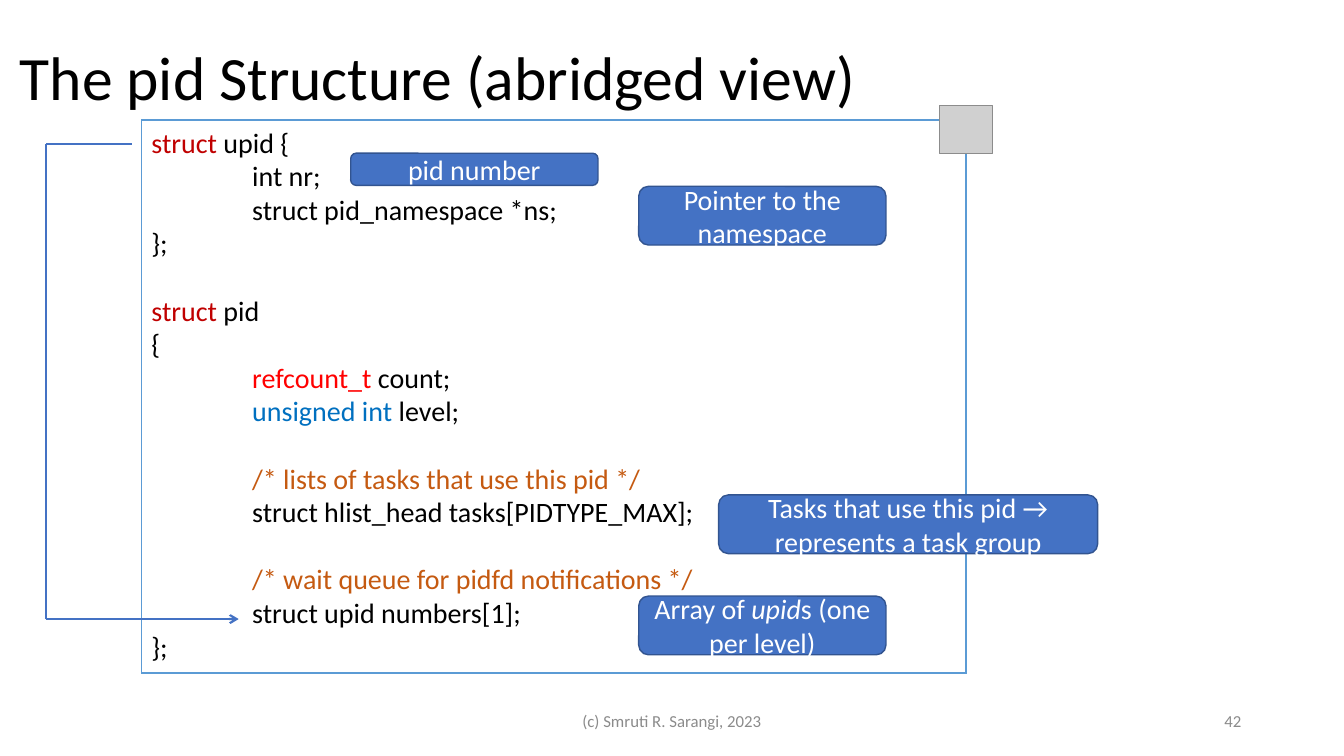
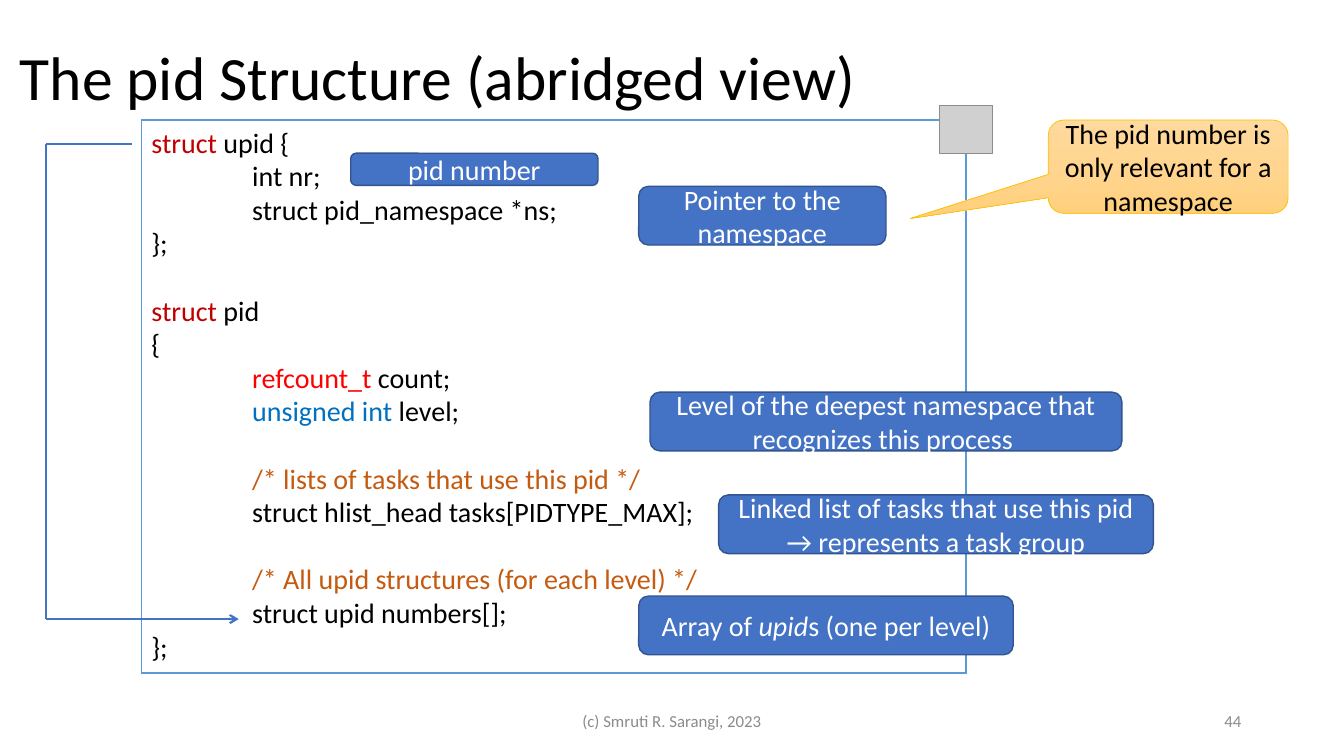
Before and after one commit to srsarangi/srsarangi.github.io, a slide deck: slide 44 of osbook/slides/3.processes.pptx (slide 42 before the commit). Drawn at 1344x756 pixels with LibreOffice and Linux fonts; fonts in the diff are those of the drawing; grey boxes stand for pictures. Boxes give left, top, right and bottom in pixels: in the first picture for what was removed or moved away, otherwise in the second. Text is boxed around its words. In the diff, an @@ line names an element or a change of style, - is before the commit and + after.

```diff
--- a/osbook/slides/3.processes.pptx
+++ b/osbook/slides/3.processes.pptx
@@ rounded speech box added at [1049,120,1289,213], fill gradient #FFDB9E to #FFD590 to #FFD07C, outline #FFC000 0.5 pt, 20 pt, text #000000 @@
+The pid number is only relevant for a namespace
@@ rounded rectangle added at [650,392,1122,451], fill #4472C4, outline #325491 1 pt, 20 pt, text #FFFFFF @@
+Level of the deepest namespace that
+recognizes this process
@@ rounded rectangle "Linked list of tasks that ...": place and size @@
-rounded rectangle "Linked list of tasks that ..." at [719,495,1098,554]
+rounded rectangle "Linked list of tasks that ..." at [719,495,1153,554]
@@ text in rounded rectangle at [738,498,1133,559]: text changed @@
-Tasks that use this pid → represents a task group
+Linked list of tasks that use this pid → represents a task group
@@ text in rectangle at [252,568,666,628]: text changed @@
-/* wait queue for pidfd notifications */
-struct upid numbers[1];
+/* All upid structures (for each level) */
+struct upid numbers[];
@@ rounded rectangle "Array of upids (one per ...": place and size @@
-rounded rectangle "Array of upids (one per ..." at [639,596,886,654]
+rounded rectangle "Array of upids (one per ..." at [639,596,1014,654]
@@ page number at [1224,716,1241,727]: text changed @@
-42
+44
```
Also in this commit, not shown: 17 other slides changed, 2 slides added, 2 other files.
